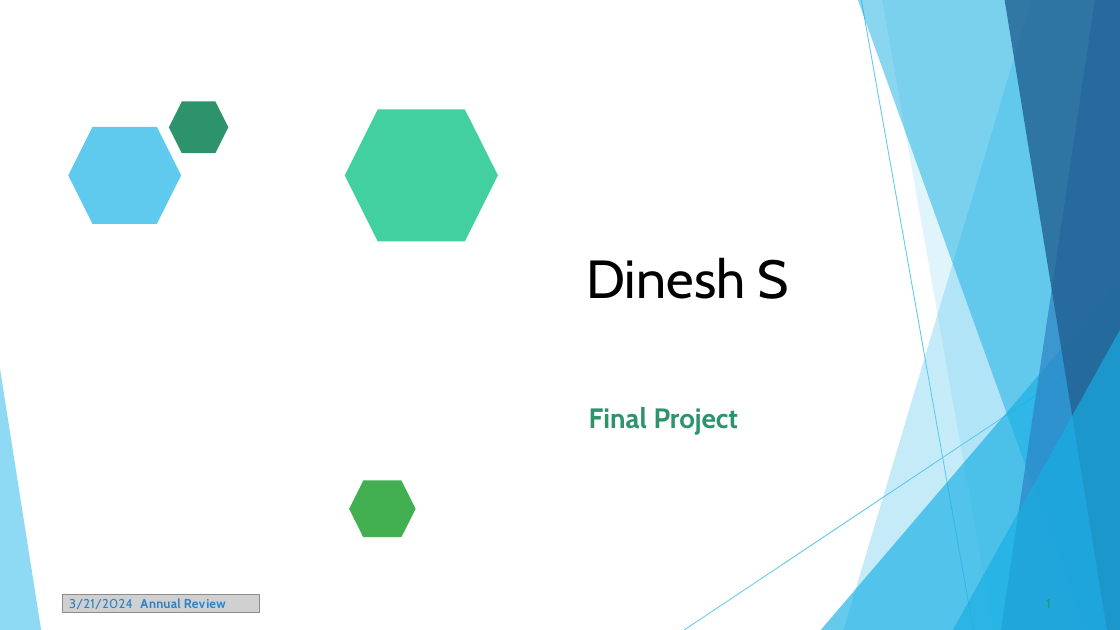
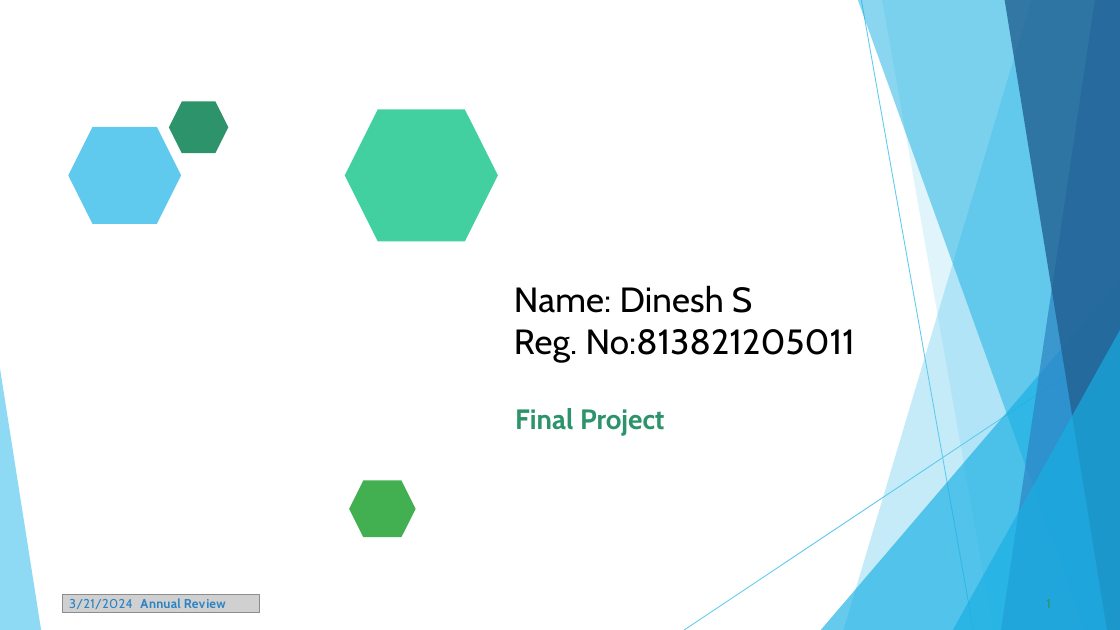
Before and after one commit to DineshisTaken/TNSDC-Generative-AI, a slide deck: slide 1 of naanmudhalvan.pptx. Drawn at 1120x630 pixels with LibreOffice and Linux fonts; fonts in the diff are those of the drawing; grey boxes stand for pictures. Boxes give left, top, right and bottom in pixels: in the first picture for what was removed or moved away, otherwise in the second. Text is boxed around its words. In the diff, an @@ line names an element or a change of style, - is before the commit and + after.

```diff
--- a/naanmudhalvan.pptx
+++ b/naanmudhalvan.pptx
@@ title at (514,285,855,362): text changed; size 46 to 30 pt @@
-Dinesh S
+Name: Dinesh S
+Reg. No:813821205011
@@ text "Final Project": place and size @@
-text "Final Project" at (589,407,738,434)
+text "Final Project" at (515,408,664,435)
```
